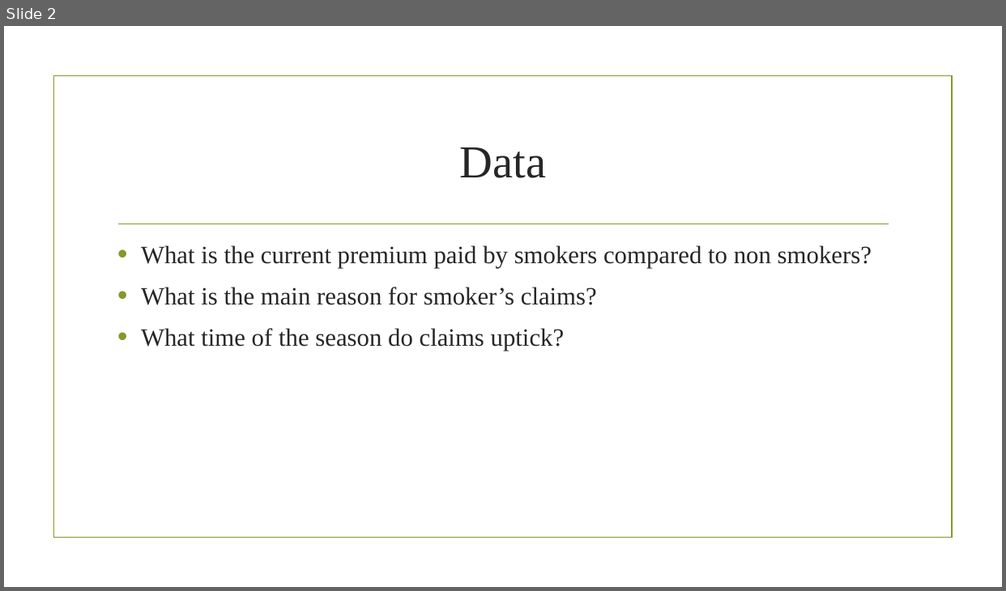
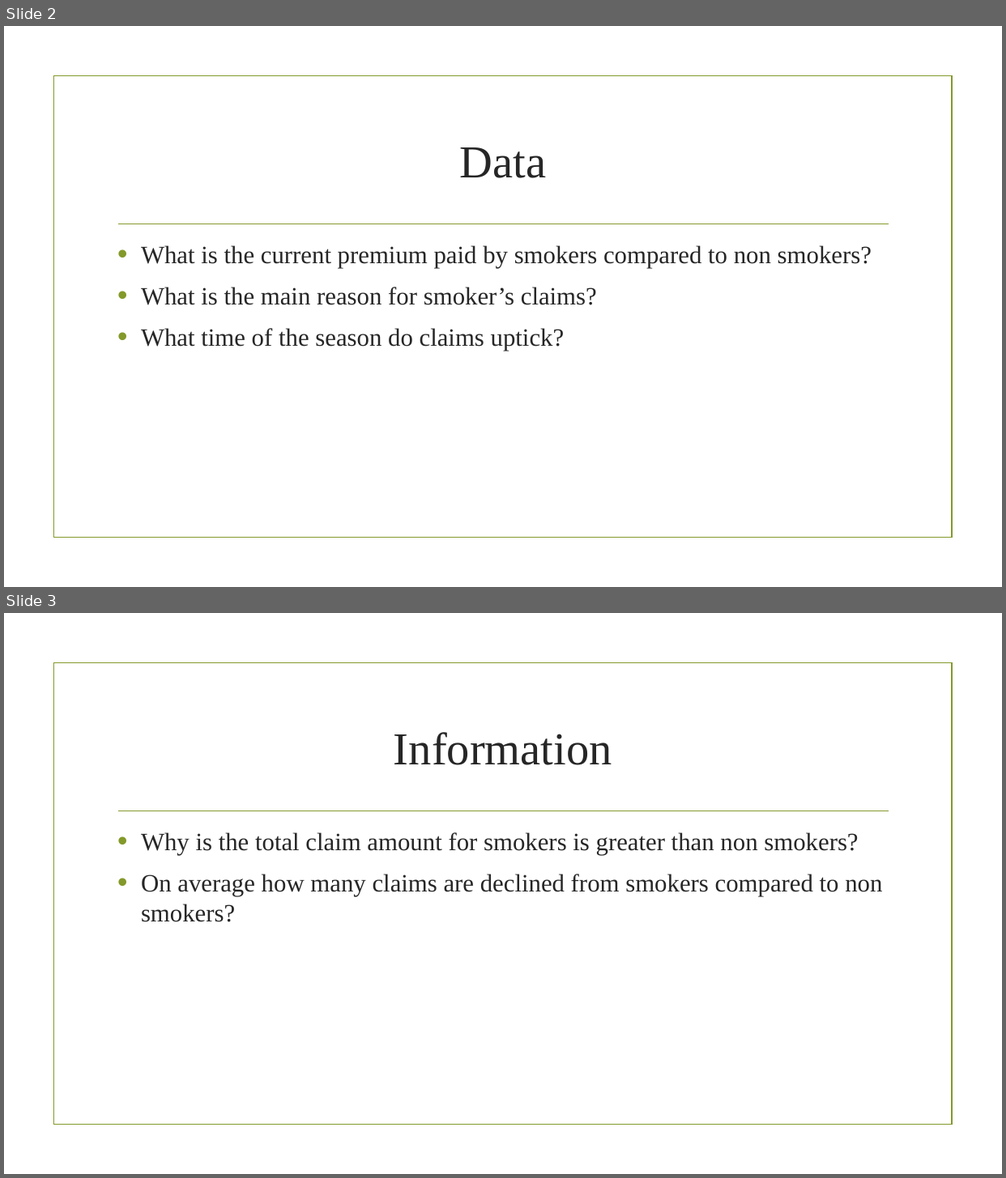
Before and after one commit to magubane94/Integrated_Project, a slide deck: Problem landscaping.pptx. Shown one above the other, each under a label of ours: slide 2 before the commit, slides 2 and 3 after it. The pictures are 1006x591 and 1006x1178 pixels, drawn with LibreOffice and Linux fonts; fonts in the diff are those of the drawing; background and template pictures are left out. Boxes give left, top, right and bottom in pixels: in the first picture for what was removed or moved away, otherwise in the second. Text is boxed around its words. In the diff, an @@ line names an element or a change of style, - is before the commit and + after.

```diff
--- a/Problem landscaping.pptx
+++ b/Problem landscaping.pptx
@@ slide 3 added at (x1=4, y1=613, x2=1002, y2=1174), background picture (left out); not listed: 2 template elements that a slide beside it also shows @@
@@ title added at (x1=394, y1=732, x2=612, y2=765), 44 pt, text #262626 @@
+Information
@@ text added at (x1=141, y1=833, x2=882, y2=922), 24 pt, text #262626 @@
+• Why is the total claim amount for smokers is greater than non smokers?
+• On average how many claims are declined from smokers compared to non smokers?
```
Also in this commit, not shown: 1 slide changed, 1 other slide added, 2 slides removed.
